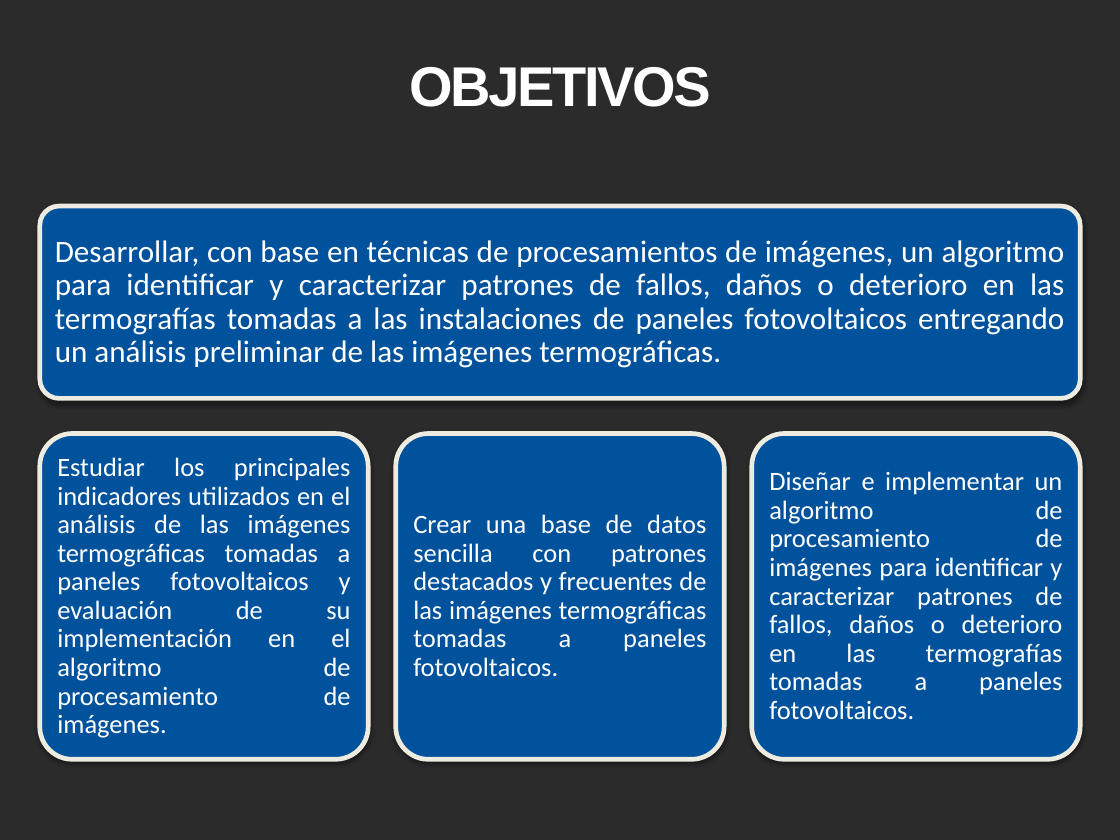
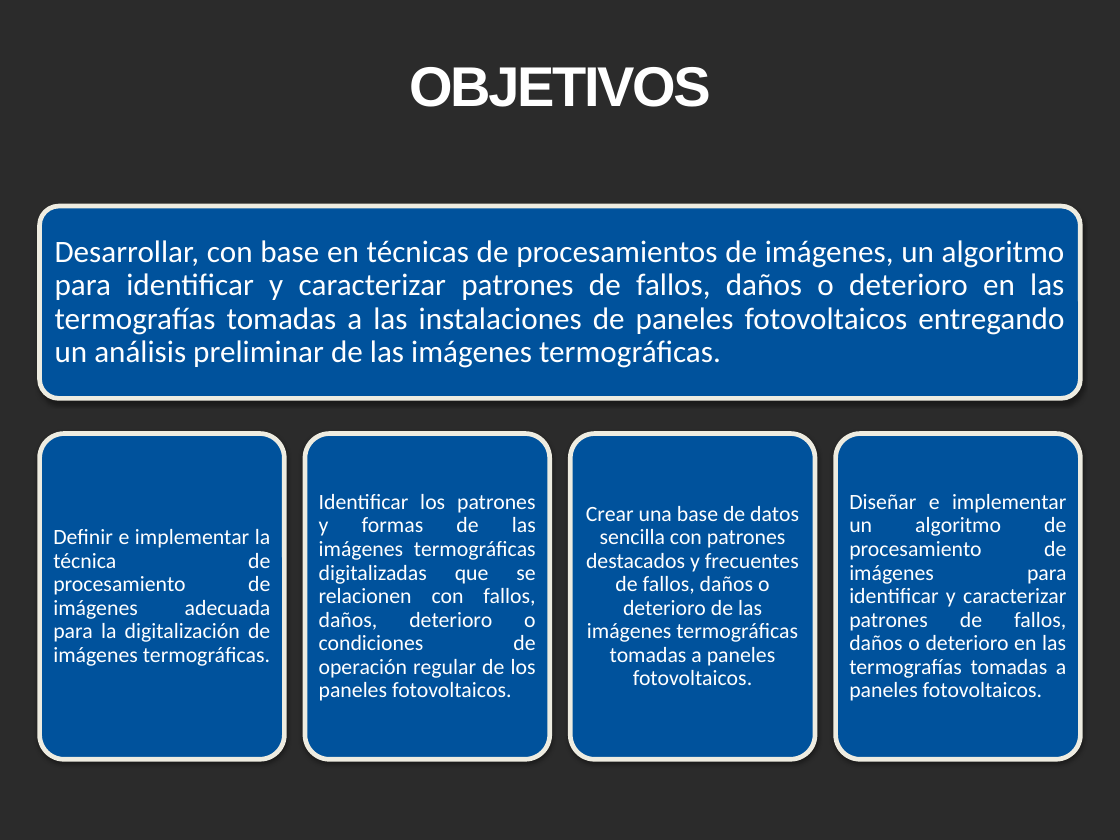
Before and after one commit to catorres480/Uniajc_Tesis_OTFV, a slide deck: slide 3 of Anteproyectos2021/ArchivosEntregables/Mayo/Exposicion_tesis_16052021.pptx. Drawn at 1120x840 pixels with LibreOffice and Linux fonts; fonts in the diff are those of the drawing; background and template pictures are left out; a plain dark background stands for a picture behind light text. Boxes give left, top, right and bottom in pixels: in the first picture for what was removed or moved away, otherwise in the second. Text is boxed around its words. In the diff, an @@ line names an element or a change of style, - is before the commit and + after.

```diff
--- a/Anteproyectos2021/ArchivosEntregables/Mayo/Exposicion_tesis_16052021.pptx
+++ b/Anteproyectos2021/ArchivosEntregables/Mayo/Exposicion_tesis_16052021.pptx
@@ rounded rectangle: place and size @@
-rounded rectangle at (40,433,368,759)
+rounded rectangle at (39,433,284,759)
@@ rounded rectangle: place and size @@
-rounded rectangle at (395,433,724,759)
+rounded rectangle at (305,433,550,759)
@@ rounded rectangle added at (570,433,815,759), fill #00529C, outline #EEECE1 3 pt @@
@@ rounded rectangle: place and size @@
-rounded rectangle at (752,433,1080,759)
+rounded rectangle at (836,433,1081,759)
@@ text "Diseñar e implementar un algoritmo ...": place and size @@
-text "Diseñar e implementar un algoritmo ..." at (769,471,1063,720)
+text "Diseñar e implementar un algoritmo ..." at (849,494,1066,701)
@@ text "Diseñar e implementar un algoritmo ..." at (849,494,1066,701): size 17 to 14 pt; less space between paragraphs @@
@@ text removed at (57,457,351,738) @@
-Estudiar los principales indicadores utilizados en el análisis de las imágenes termográficas tomadas a paneles fotovoltaicos y evaluación de su implementación en el algoritmo de procesamiento de imágenes.
@@ text added at (319,494,536,701), 14 pt, text #FFFFFF @@
+Identificar los patrones y formas de las imágenes termográficas digitalizadas que se relacionen con fallos, daños, deterioro o condiciones de operación regular de los paneles fotovoltaicos.
@@ text at (586,506,799,685): text changed; size 17 to 14 pt @@
-Crear una base de datos sencilla con patrones destacados y frecuentes de las imágenes termográficas tomadas a paneles fotovoltaicos.
+Crear una base de datos sencilla con patrones destacados y frecuentes de fallos, daños o deterioro de las imágenes termográficas tomadas a paneles fotovoltaicos.
@@ text added at (53,529,271,666), 14 pt, text #FFFFFF @@
+Definir e implementar la técnica de procesamiento de imágenes adecuada para la digitalización de imágenes termográficas.
```
